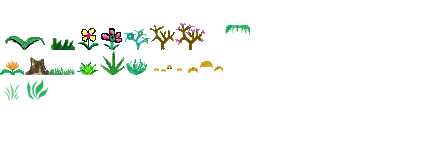
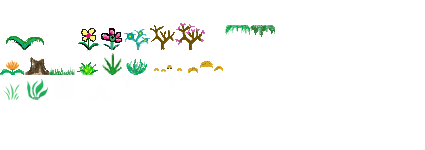
The second (425, 150) image is a revision of the first. Changes to its layers:
painted on "plant2" over [51, 38, 75, 52]
painted on "plant1" over [5, 36, 45, 50]
added layer "moss3" in group "row0" over [250, 25, 275, 37]
painted on "grass" over [50, 65, 75, 75]
painted on "Cannabis" over [100, 51, 139, 75]
painted on "1" over [8, 100, 17, 102]
painted on "2" over [33, 97, 39, 100]
